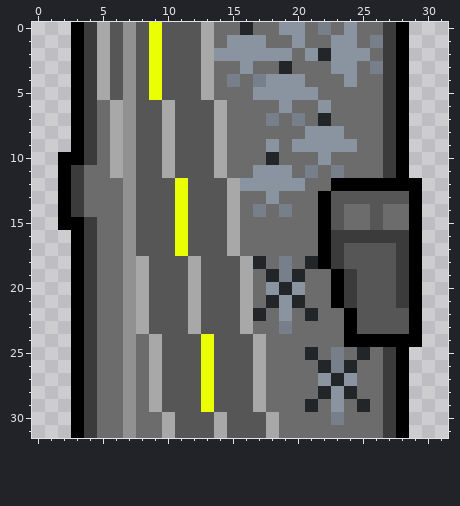
Pixel-art sprite: public/image/Carrier middle2.png. The picture above was drawn from the file before the commit.
The file is 32x32 pixels.
The same view after the edit:
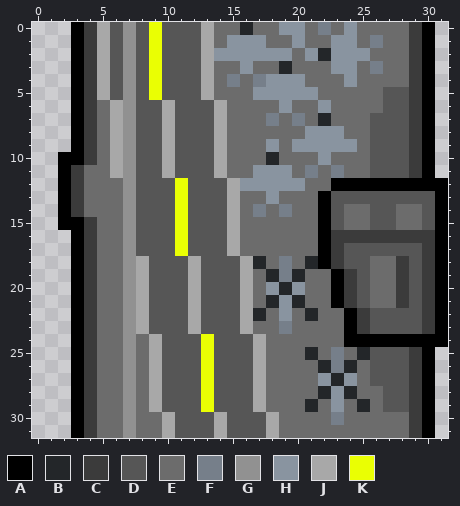
Palette (. is transparent): A #000000  B #232629  C #3b3b3b  D #565656  E #6c6c6c  F #767f8a  G #919191  H #8994a0  J #a8a8a8  K #eaff03
The exact change:
y 0..4: x 27..30 CA.. -> EECA
y 5..6: x 27..30 CA.. -> DDCA
y 7..11: x 26..30 ECA.. -> DDDCA
y 12: x 30..31 .. -> AA
y 13: x 29..31 A.. -> DDA
y 14..15: x 27 E -> D; x 29..31 A.. -> EDA
y 16: x 29..31 A.. -> CCA
y 17: x 28..31 CA.. -> DDCA
y 18..21: x 26..27 DD -> EE; x 29..31 A.. -> DCA
y 22..23: x 25 D -> C; x 29..31 A.. -> DCA
y 24: x 30..31 .. -> AA
y 25..27: x 26..30 ECA.. -> DDDCA
y 28..29: x 27..30 CA.. -> DDCA
y 30..31: x 27..30 CA.. -> EECA
Where, in picture pixels (left, top, right, bottom), the same in both pictures:
changed: (357, 22, 448, 438)
